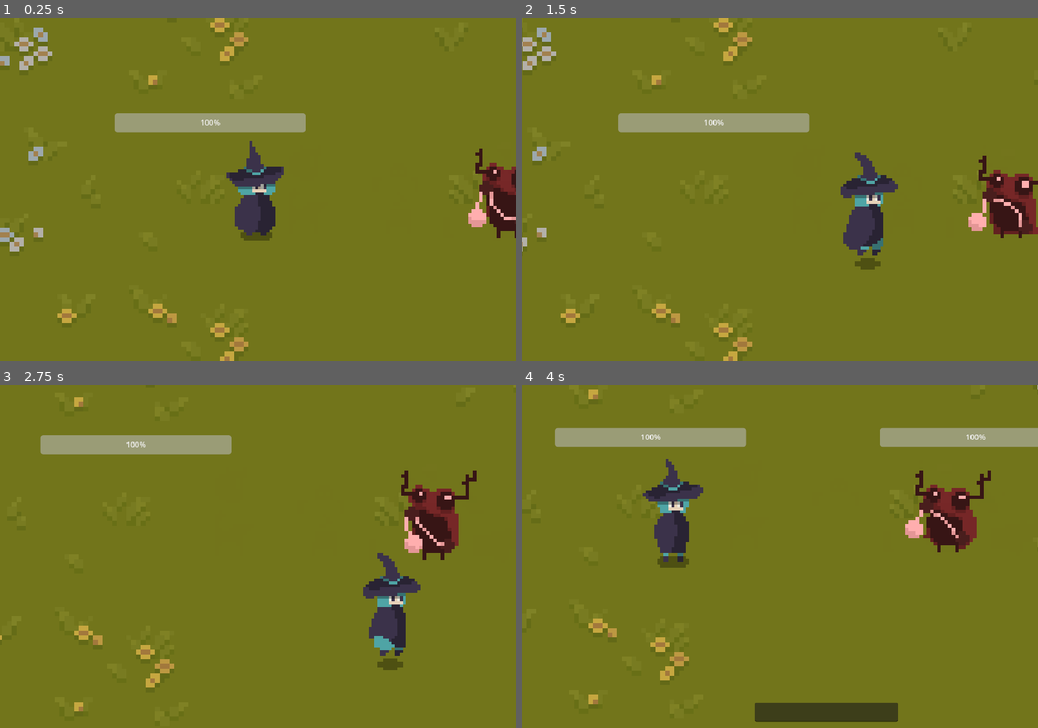
Above: before the commit, frames 1-4 (two rows, left to right).
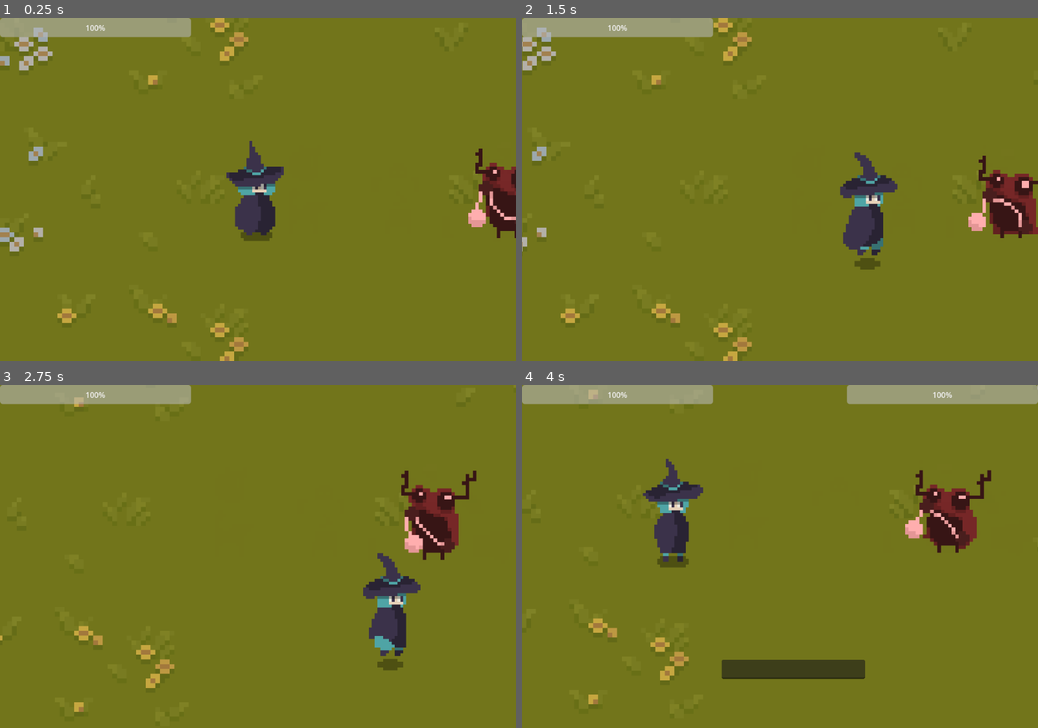
Above: after the commit, the same moments.

Repository: MRluUnity/GodotProject
Game: Godot game, scene res://test/main_test.tscn
Two runs of this game, one before a commit and one after it. Both use one fixed random seed, a clock stepped at 60 frames per second and the inputs below.
Inputs:
- Up to frame 1 (0.25 s): no input
- Up to frame 2 (1.5 s): tap Enter (action_accept) at 0.5, 0.6, 1.35 s; hold D (action_right) 0.53-1.28 s; hold S (action_down) from 1.28 s (still down)
- Up to frame 3 (2.75 s): release S (action_down) at 2.03 s; hold D (action_right) from 2.03 s (still down); tap Enter (action_accept) at 2.1 s
- Up to frame 4 (4 s): release D (action_right) at 2.78 s; hold W (action_up) 2.78-3.53 s; tap Enter (action_accept) at 2.85, 3.6 s; hold A (action_left) from 3.53 s (still down)

The runs differ from the first frame. In frame 1, 4.4% of the frame differs, in the area x 0-100%, y 0-99%; in frame 2, 4.4%; in frame 3, 4.5%; in frame 4, 11%.

Commit message:
修复了GUI图层在世界图层的问题

Diff:
--- a/project.godot
+++ b/project.godot
@@ -25,7 +25,7 @@
 window/size/viewport_height=720
 window/size/window_width_override=1080
 window/size/window_height_override=720
-window/stretch/mode="canvas_items"
+window/stretch/mode="viewport"
 window/stretch/aspect="expand"
 
 [dotnet]
--- a/test/main_test.tscn
+++ b/test/main_test.tscn
@@ -9,35 +9,37 @@
 
 [node name="main" type="Node2D"]
 
-[node name="World" parent="." instance=ExtResource("1_lataw")]
-scale = Vector2(10, 10)
+[node name="CanvasLayer" type="CanvasLayer" parent="."]
 
-[node name="Control" parent="." instance=ExtResource("1_drten")]
+[node name="Control" parent="CanvasLayer" instance=ExtResource("1_drten")]
 anchors_preset = 8
 anchor_left = 0.5
 anchor_top = 0.5
 anchor_right = 0.5
 anchor_bottom = 0.5
-offset_left = 568.0
-offset_top = 597.0
-offset_right = 568.0
-offset_bottom = 597.0
+offset_left = 28.0
+offset_top = 237.0
+offset_right = 28.0
+offset_bottom = 237.0
 size_flags_vertical = 4
 
-[node name="Enemy_Health_Bar" parent="." instance=ExtResource("4_7186c")]
-anchors_preset = 10
+[node name="Enemy_Health_Bar" parent="CanvasLayer" instance=ExtResource("4_7186c")]
+anchors_preset = 1
+anchor_left = 1.0
 anchor_bottom = 0.0
-offset_left = 1080.0
-offset_right = 1080.0
+offset_left = -1080.0
+grow_horizontal = 0
 grow_vertical = 1
-metadata/_edit_use_anchors_ = true
 
-[node name="Player_Health_Bar" parent="." instance=ExtResource("2_eh23b")]
+[node name="Player_Health_Bar" parent="CanvasLayer" instance=ExtResource("2_eh23b")]
 anchors_preset = 0
 anchor_right = 0.0
 anchor_bottom = 0.0
 grow_horizontal = 1
 grow_vertical = 1
+
+[node name="World" parent="." instance=ExtResource("1_lataw")]
+scale = Vector2(10, 10)
 
 [node name="enemy" parent="." instance=ExtResource("2_8uyi8")]
 position = Vector2(800, 168)
@@ -56,12 +58,12 @@
 drag_horizontal_enabled = true
 drag_vertical_enabled = true
 
-[connection signal="heal" from="Control" to="enemy" method="_on_control_heal"]
-[connection signal="hit" from="Control" to="enemy" method="_hit"]
-[connection signal="hit" from="Control" to="Player" method="_on_control_hit"]
-[connection signal="line_eidt_is_show" from="Control" to="Player" method="_on_control_line_eidt_is_show"]
-[connection signal="dead" from="enemy" to="Control" method="_on_enemy_dead"]
-[connection signal="dead" from="enemy" to="Enemy_Health_Bar" method="_on_enemy_dead"]
-[connection signal="enemy_health_bar_switch" from="enemy" to="Enemy_Health_Bar" method="_on_enemy_enemy_health_bar_switch"]
-[connection signal="player_dialog" from="enemy" to="Control" method="_on_enemy_player_dialog"]
-[connection signal="player_dialog" from="enemy" to="Enemy_Health_Bar" method="_on_enemy_player_dialog"]
+[connection signal="heal" from="CanvasLayer/Control" to="enemy" method="_on_control_heal"]
+[connection signal="hit" from="CanvasLayer/Control" to="enemy" method="_hit"]
+[connection signal="hit" from="CanvasLayer/Control" to="Player" method="_on_control_hit"]
+[connection signal="line_eidt_is_show" from="CanvasLayer/Control" to="Player" method="_on_control_line_eidt_is_show"]
+[connection signal="dead" from="enemy" to="CanvasLayer/Control" method="_on_enemy_dead"]
+[connection signal="dead" from="enemy" to="CanvasLayer/Enemy_Health_Bar" method="_on_enemy_dead"]
+[connection signal="enemy_health_bar_switch" from="enemy" to="CanvasLayer/Enemy_Health_Bar" method="_on_enemy_enemy_health_bar_switch"]
+[connection signal="player_dialog" from="enemy" to="CanvasLayer/Control" method="_on_enemy_player_dialog"]
+[connection signal="player_dialog" from="enemy" to="CanvasLayer/Enemy_Health_Bar" method="_on_enemy_player_dialog"]
